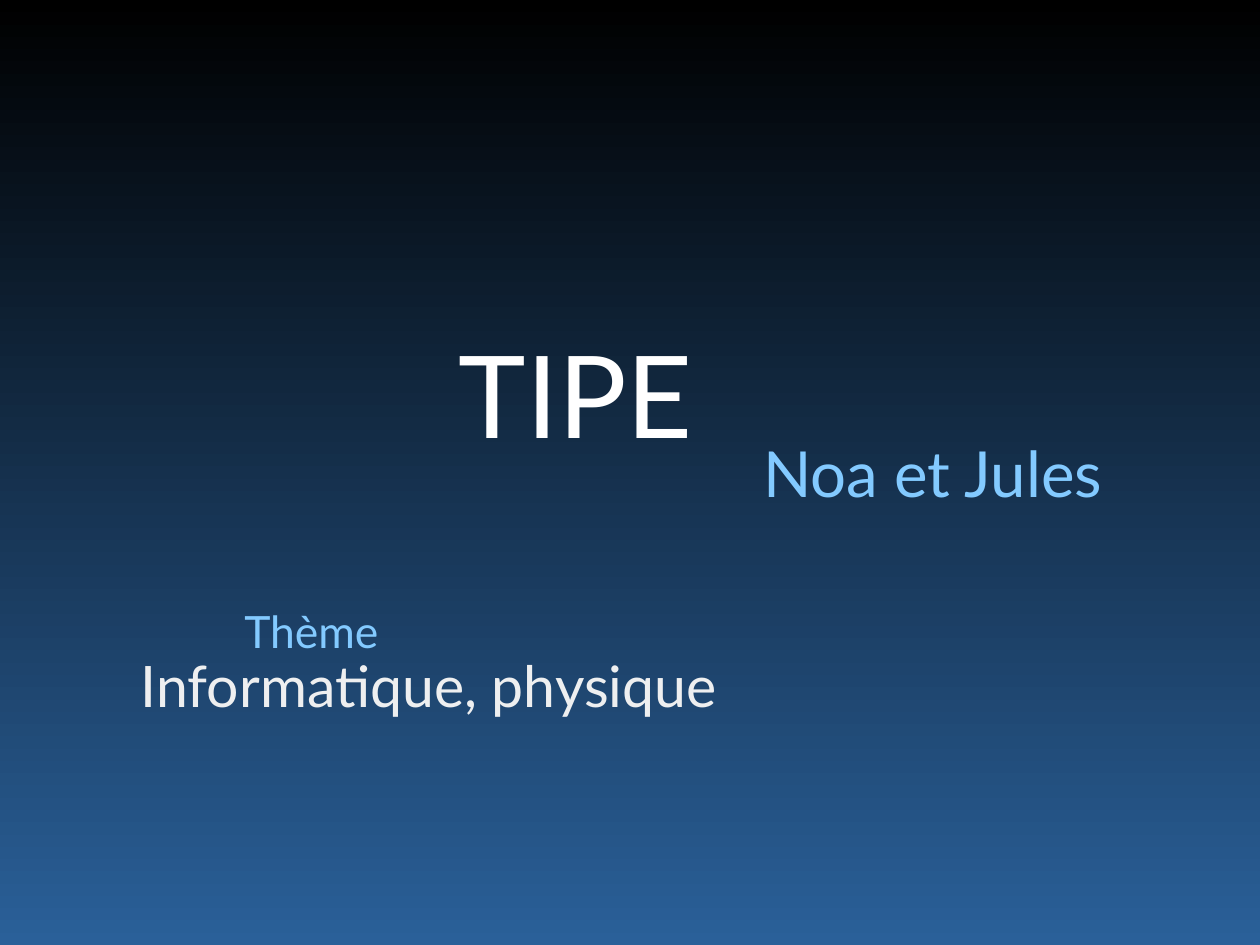
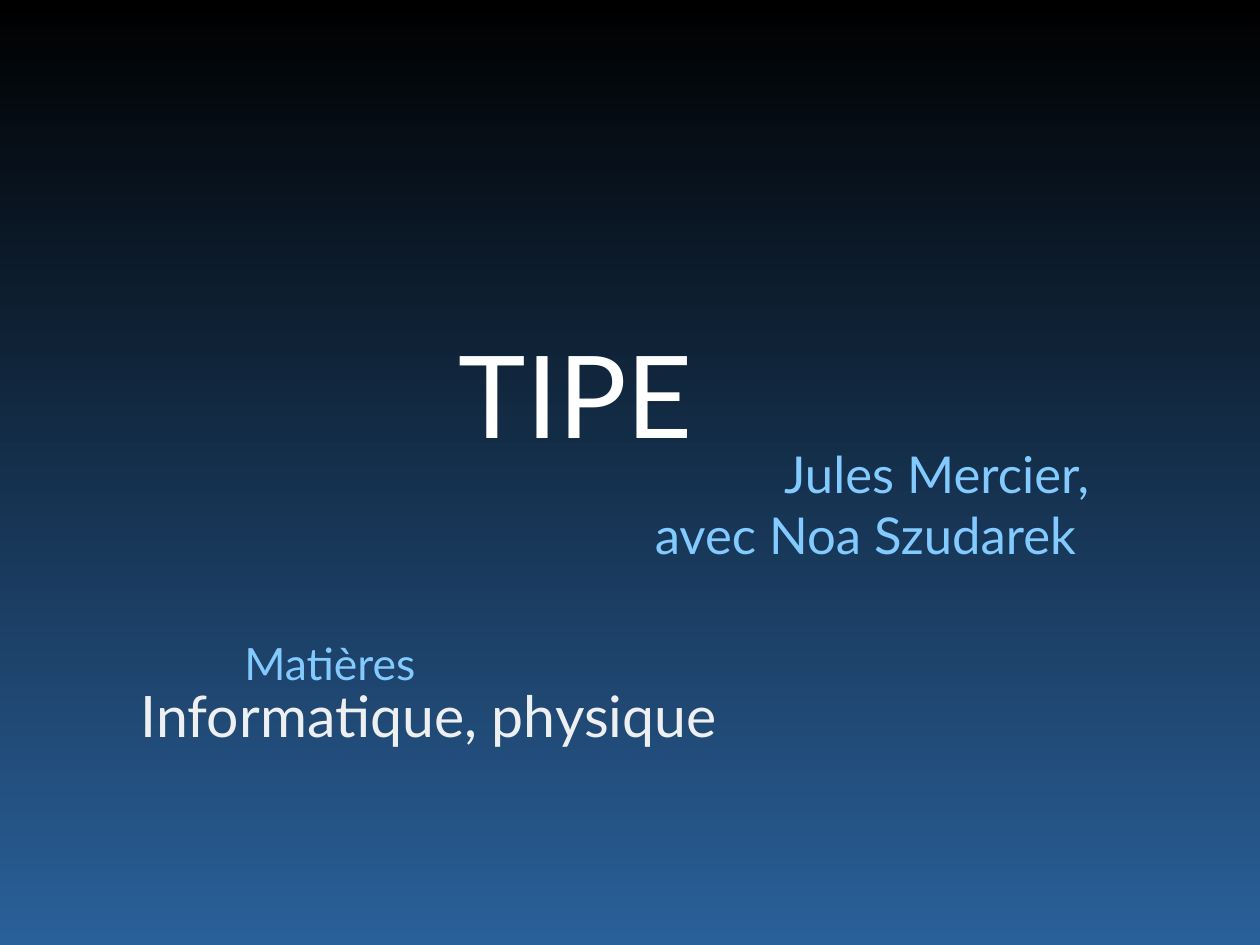
Before and after one commit to JulesJux/TIPE, a slide deck: slide 1 of journal_de_bord/diapofinal.odp. Drawn at 1260x945 pixels with LibreOffice and Linux fonts; fonts in the diff are those of the drawing. Boxes give left, top, right and bottom in pixels: in the first picture for what was removed or moved away, otherwise in the second. Text is boxed around its words. In the diff, an @@ line names an element or a change of style, - is before the commit and + after.

```diff
--- a/journal_de_bord/diapofinal.odp
+++ b/journal_de_bord/diapofinal.odp
@@ subtitle at <box>655,455,1089,555</box>: text changed; size 40 to 32 pt @@
-Noa et Jules
+Jules Mercier,
+avec Noa Szudarek
@@ text removed at <box>244,615,378,649</box> @@
-Thème
@@ text added at <box>244,647,415,681</box>, 28 pt, text #83CAFF @@
+Matières
@@ text "Informatique, physique": place and size @@
-text "Informatique, physique" at <box>141,665,717,717</box>
+text "Informatique, physique" at <box>141,695,717,747</box>
```
Also in this commit, not shown: 2 other slides changed, 8 slides added, 4 slides removed, 15 other files.
